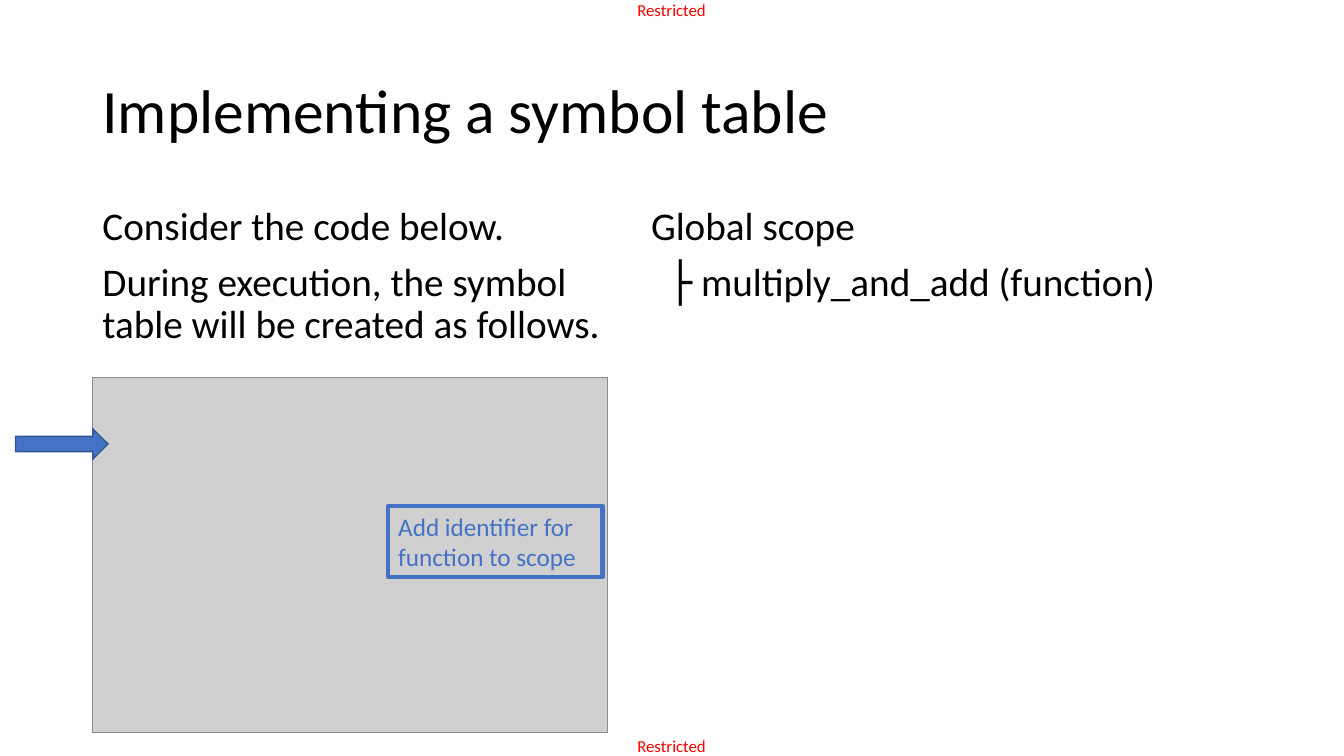
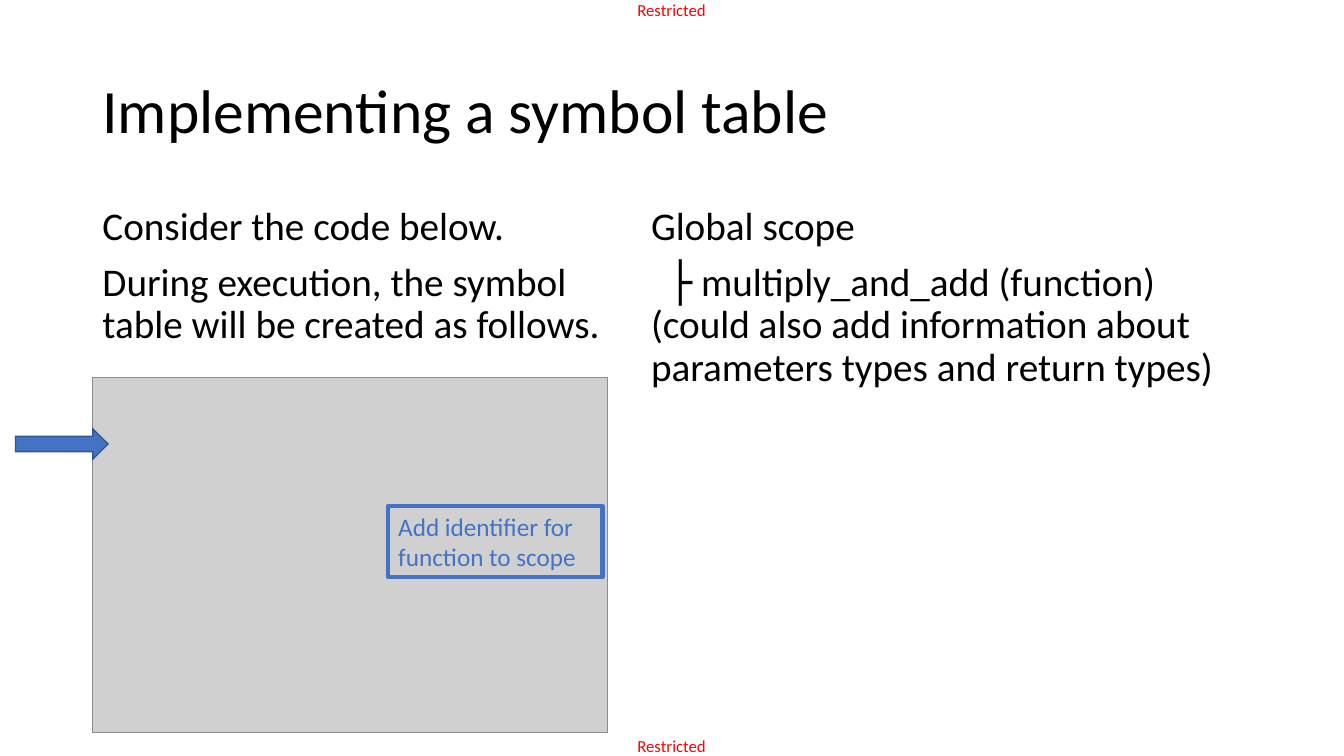
Before and after one commit to matthieudemari/SUTD_PLC_50_051, a slide deck: slide 24 of W12/W12S1/W12S1.pptx. Drawn at 1344x756 pixels with LibreOffice and Linux fonts; fonts in the diff are those of the drawing; grey boxes stand for pictures. Boxes give left, top, right and bottom in pixels: in the first picture for what was removed or moved away, otherwise in the second. Text is boxed around its words. In the diff, an @@ line names an element or a change of style, - is before the commit and + after.

```diff
--- a/W12/W12S1/W12S1.pptx
+++ b/W12/W12S1/W12S1.pptx
@@ text at box(651, 267, 1213, 388): text changed @@
-├ multiply_and_add (function)
+├ multiply_and_add (function)
+(could also add information about parameters types and return types)
```
Also in this commit, not shown: 8 other slides changed, 3 other files.
